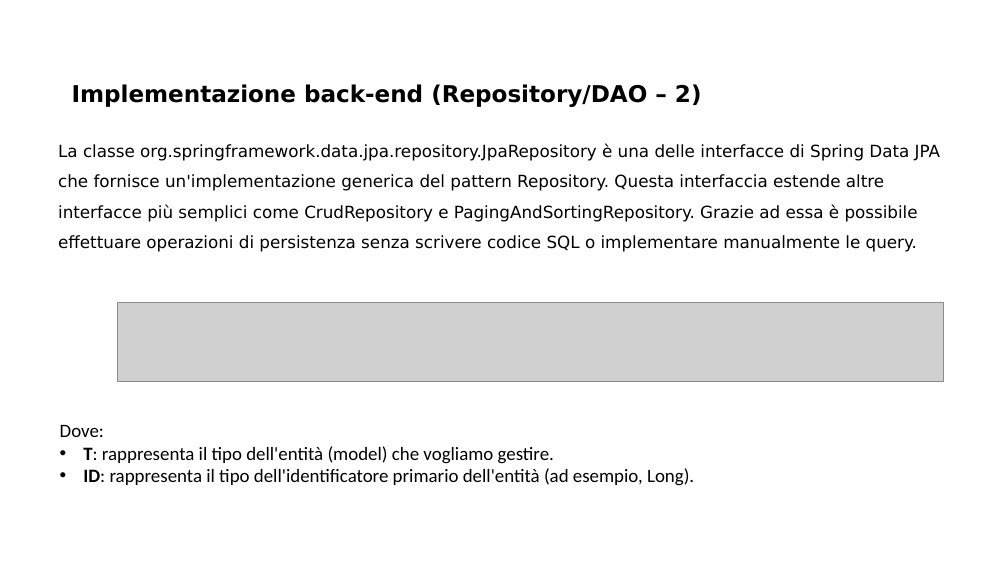
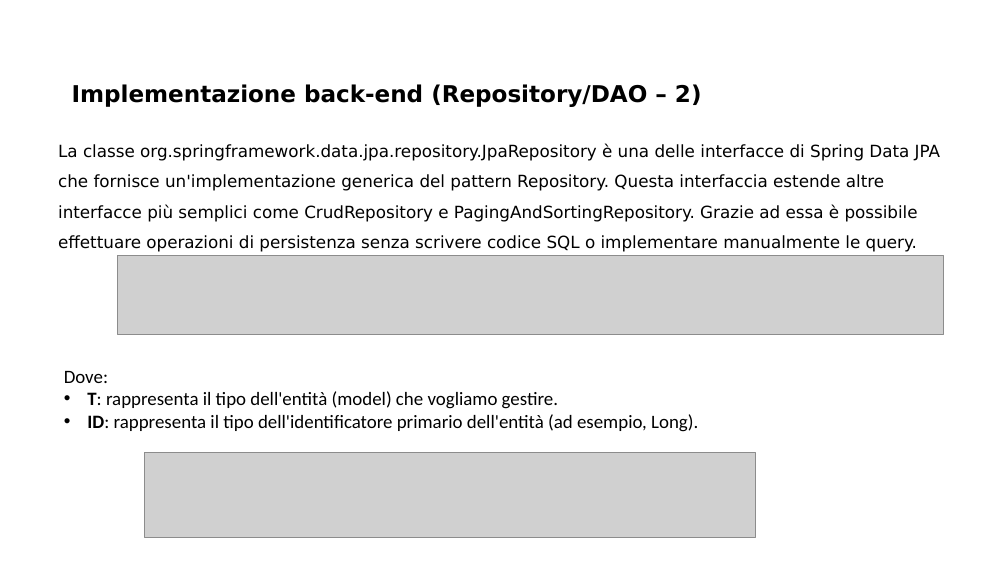
Before and after one commit to And97/myportfolio, a slide deck: slide 18 of documentazione/Presentazione SWAM.pptx. Drawn at 1008x567 pixels with LibreOffice and Linux fonts; fonts in the diff are those of the drawing; grey boxes stand for pictures; background and template pictures are left out. Boxes give left, top, right and bottom in pixels: in the first picture for what was removed or moved away, otherwise in the second. Text is boxed around its words. In the diff, an @@ line names an element or a change of style, - is before the commit and + after.

```diff
--- a/documentazione/Presentazione SWAM.pptx
+++ b/documentazione/Presentazione SWAM.pptx
@@ picture moved from (x1=117, y1=302, x2=944, y2=381) to (x1=117, y1=256, x2=944, y2=334) @@
@@ text "Dove:" moved from (x1=60, y1=425, x2=694, y2=486) to (x1=64, y1=371, x2=698, y2=432) @@
@@ picture added at (x1=144, y1=453, x2=755, y2=537) @@
```
Also in this commit, not shown: 13 other slides changed, 1 slide added, 4 other files.
